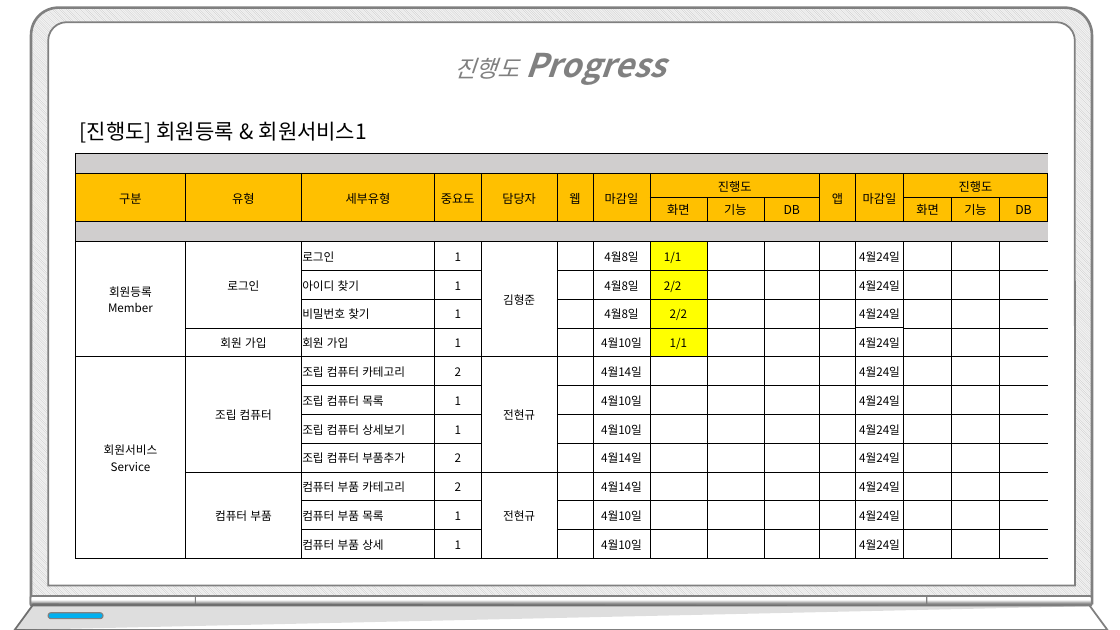
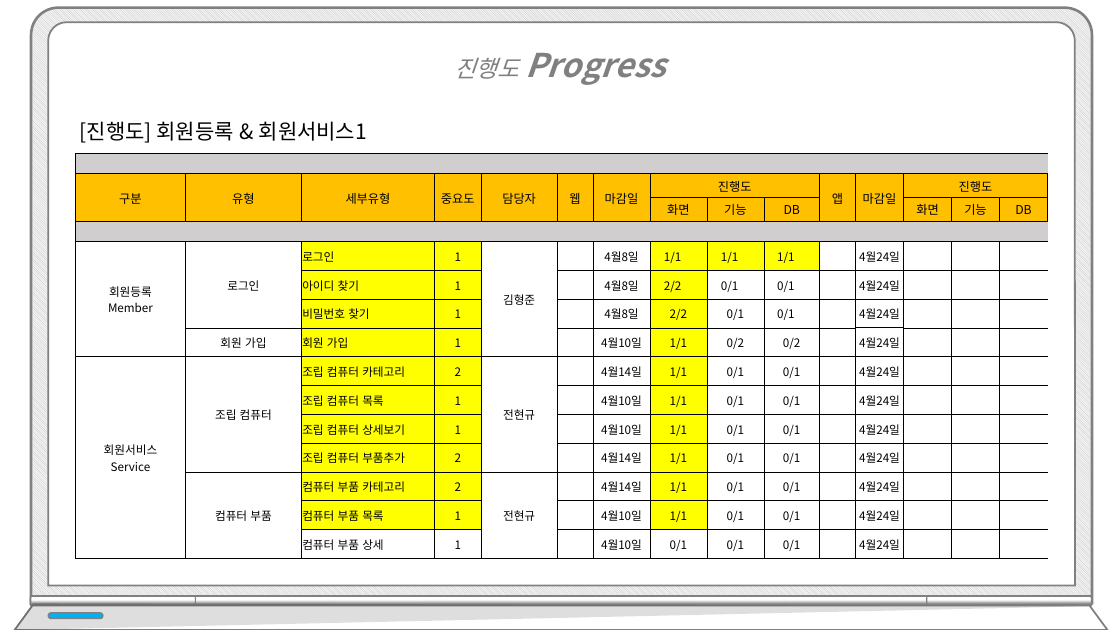
Before and after one commit to hhsw07/ezen-academy-projects, a slide deck: slide 7 of WebContent/발표/3차/프로젝트5_3차.pptx. Drawn at 1120x630 pixels with LibreOffice and Linux fonts; fonts in the diff are those of the drawing. Boxes give left, top, right and bottom in pixels: in the first picture for what was removed or moved away, otherwise in the second. Text is boxed around its words. In the diff, an @@ line names an element or a change of style, - is before the commit and + after.

```diff
--- a/WebContent/발표/3차/프로젝트5_3차.pptx
+++ b/WebContent/발표/3차/프로젝트5_3차.pptx
@@ table at <box>76,153,1049,555</box> @@
-row 5, column 9: 
+row 5, column 9: 1/1
-row 5, column 10: 
+row 5, column 10: 1/1
-row 6, column 9: 
+row 6, column 9: 0/1
-row 6, column 10: 
+row 6, column 10: 0/1
-row 7, column 9: 
+row 7, column 9: 0/1
-row 7, column 10: 
+row 7, column 10: 0/1
-row 8, column 9: 
+row 8, column 9: 0/2
-row 8, column 10: 
+row 8, column 10: 0/2
-row 9: 회원서비스 Service | 조립 컴퓨터 | 조립 컴퓨터 카테고리 | 2 | 전현규 |  | 4월14일 |  |  |  |  | 4월24일 |  |  | 
+row 9: 회원서비스 Service | 조립 컴퓨터 | 조립 컴퓨터 카테고리 | 2 | 전현규 |  | 4월14일 | 1/1 | 0/1 | 0/1 |  | 4월24일 |  |  | 
-row 10:  |  | 조립 컴퓨터 목록 | 1 |  |  | 4월10일 |  |  |  |  | 4월24일 |  |  | 
+row 10:  |  | 조립 컴퓨터 목록 | 1 |  |  | 4월10일 | 1/1 | 0/1 | 0/1 |  | 4월24일 |  |  | 
-row 11:  |  | 조립 컴퓨터 상세보기 | 1 |  |  | 4월10일 |  |  |  |  | 4월24일 |  |  | 
+row 11:  |  | 조립 컴퓨터 상세보기 | 1 |  |  | 4월10일 | 1/1 | 0/1 | 0/1 |  | 4월24일 |  |  | 
-row 12:  |  | 조립 컴퓨터 부품추가 | 2 |  |  | 4월14일 |  |  |  |  | 4월24일 |  |  | 
+row 12:  |  | 조립 컴퓨터 부품추가 | 2 |  |  | 4월14일 | 1/1 | 0/1 | 0/1 |  | 4월24일 |  |  | 
-row 13:  | 컴퓨터 부품 | 컴퓨터 부품 카테고리 | 2 | 전현규 |  | 4월14일 |  |  |  |  | 4월24일 |  |  | 
+row 13:  | 컴퓨터 부품 | 컴퓨터 부품 카테고리 | 2 | 전현규 |  | 4월14일 | 1/1 | 0/1 | 0/1 |  | 4월24일 |  |  | 
-row 14:  |  | 컴퓨터 부품 목록 | 1 |  |  | 4월10일 |  |  |  |  | 4월24일 |  |  | 
+row 14:  |  | 컴퓨터 부품 목록 | 1 |  |  | 4월10일 | 1/1 | 0/1 | 0/1 |  | 4월24일 |  |  | 
-row 15:  |  | 컴퓨터 부품 상세 | 1 |  |  | 4월10일 |  |  |  |  | 4월24일 |  |  | 
+row 15:  |  | 컴퓨터 부품 상세 | 1 |  |  | 4월10일 | 0/1 | 0/1 | 0/1 |  | 4월24일 |  |  | 
@@ fill none to #FFFF00 in 23 cells @@
```
Also in this commit, not shown: 7 other slides changed, 6 other files.
